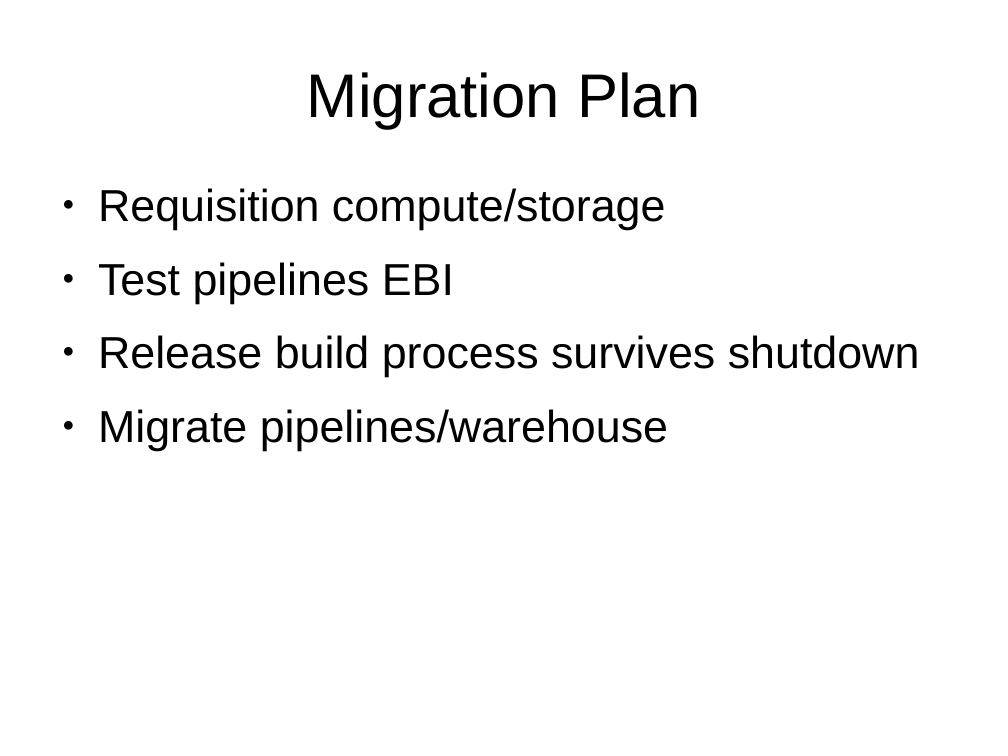
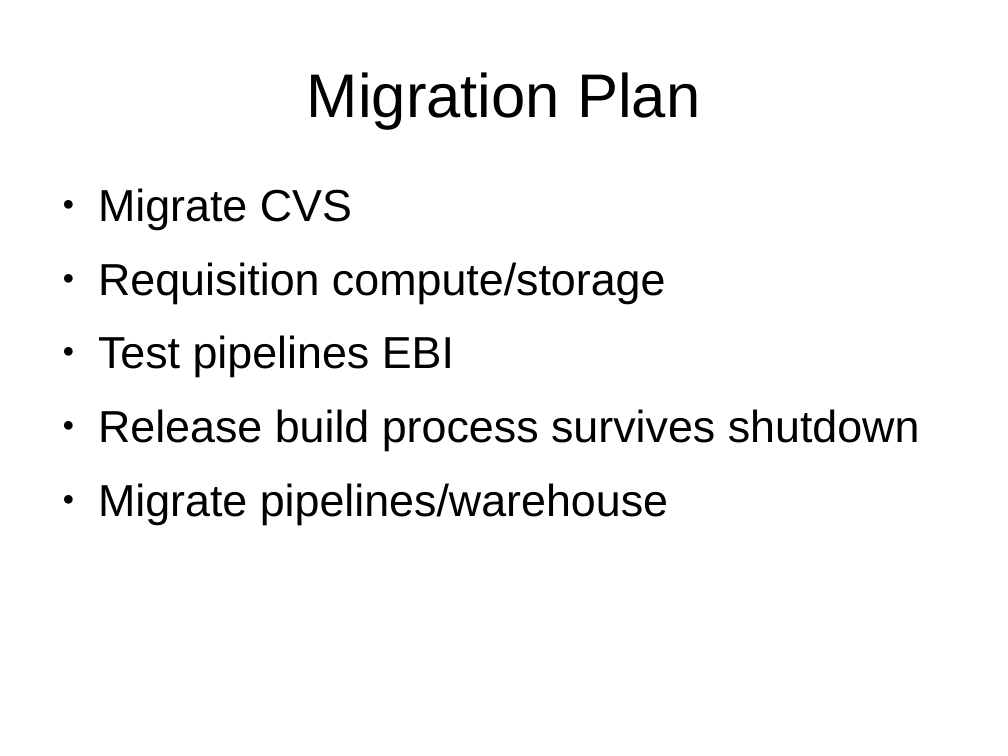
Before and after one commit to avullo/ensembl-migration-pm, a slide deck: slide 27 of data-review-10-16/talk.odp (slide 28 before the commit). Drawn at 1008x756 pixels with LibreOffice and Linux fonts; fonts in the diff are those of the drawing; background and template pictures are left out. Boxes give left, top, right and bottom in pixels: in the first picture for what was removed or moved away, otherwise in the second. Text is boxed around its words. In the diff, an @@ line names an element or a change of style, - is before the commit and + after.

```diff
--- a/data-review-10-16/talk.odp
+++ b/data-review-10-16/talk.odp
@@ text at [98,188,352,230]: paragraph added @@
+● Migrate CVS
```
Also in this commit, not shown: 15 other slides changed, 3 slides added, 3 other files.
